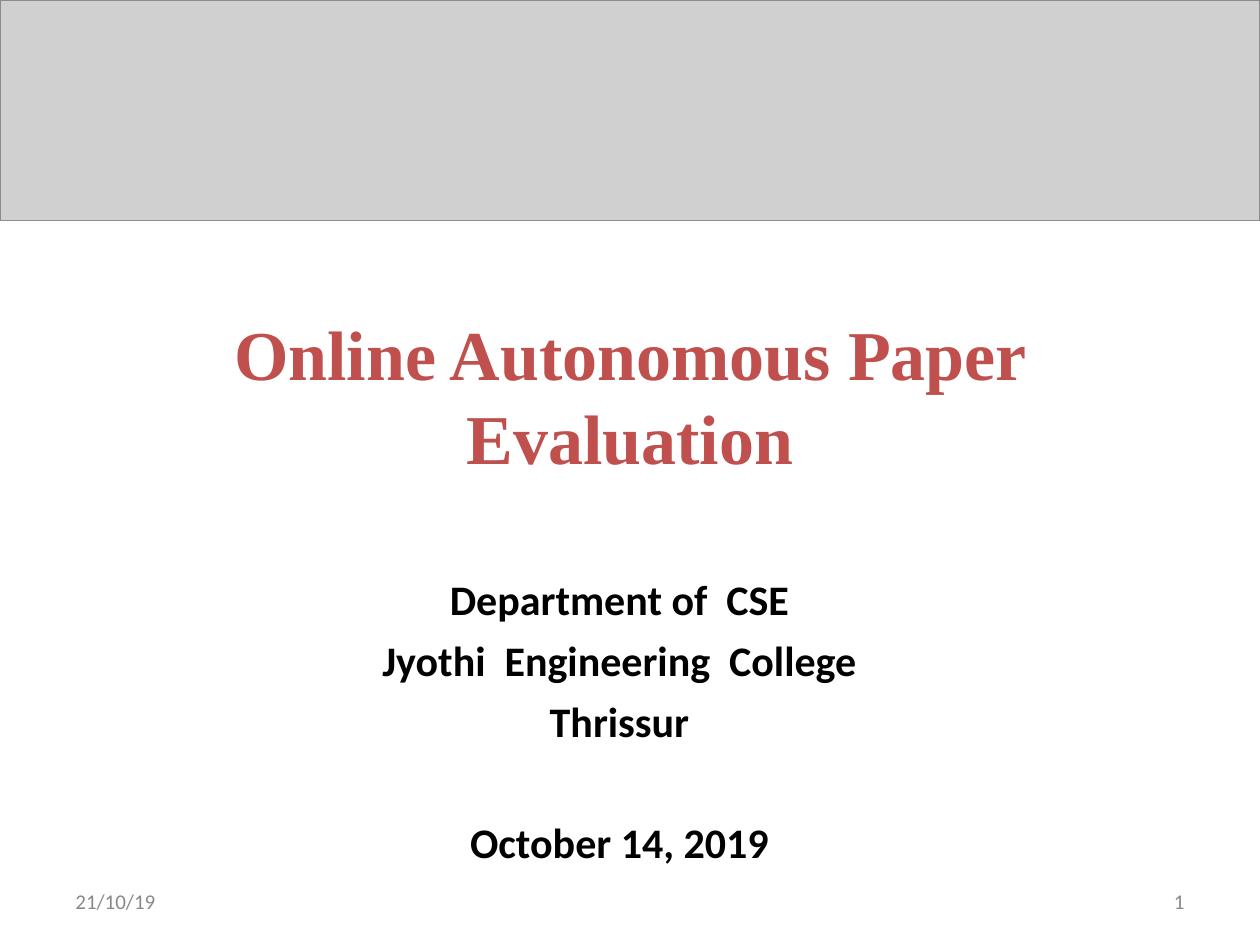
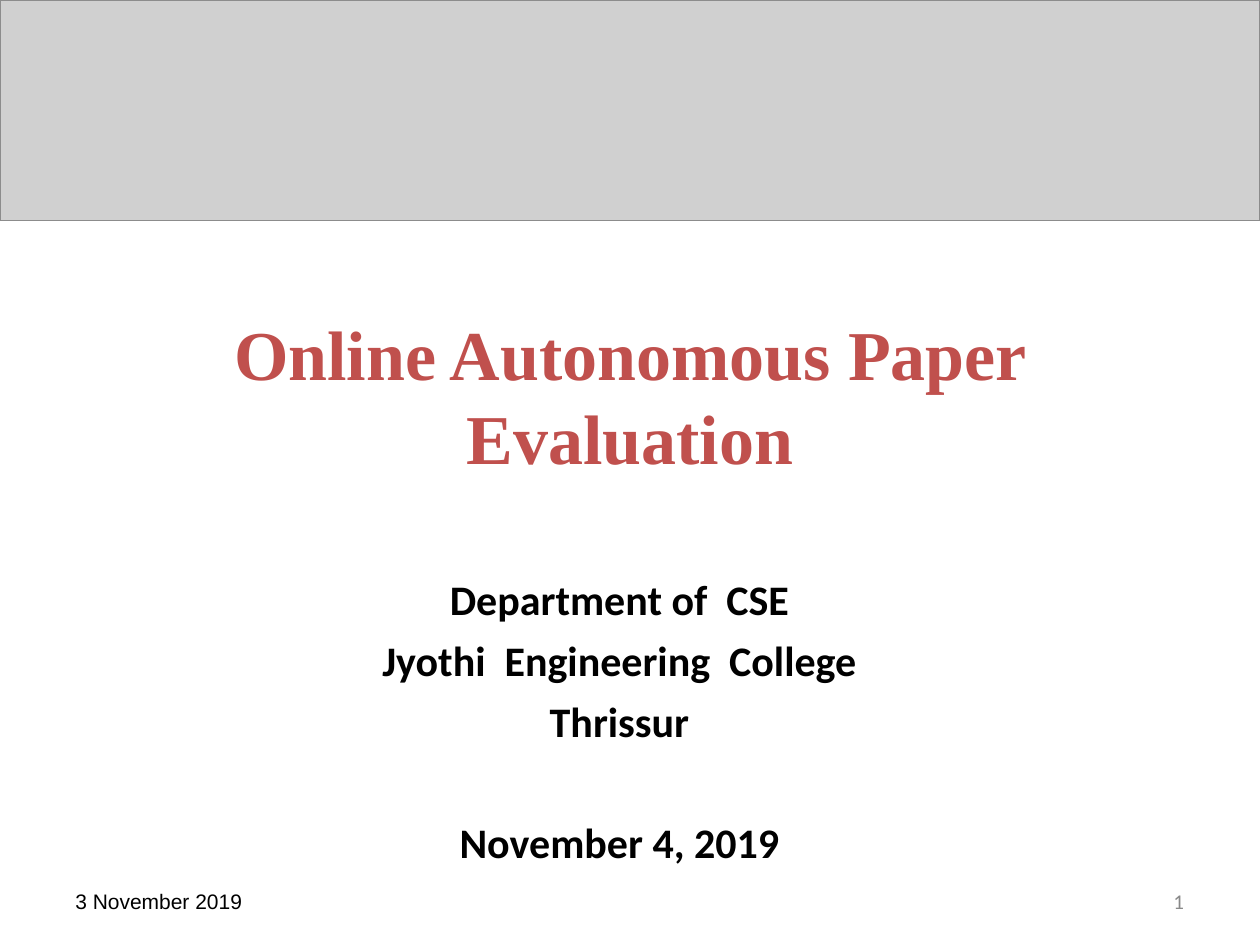
Before and after one commit to sreeragrnandan/Design-Project, a slide deck: slide 1 of DP G7 first review.pptx. Drawn at 1260x945 pixels with LibreOffice and Linux fonts; fonts in the diff are those of the drawing; grey boxes stand for pictures. Boxes give left, top, right and bottom in pixels: in the first picture for what was removed or moved away, otherwise in the second. Text is boxed around its words. In the diff, an @@ line names an element or a change of style, - is before the commit and + after.

```diff
--- a/DP G7 first review.pptx
+++ b/DP G7 first review.pptx
@@ text at (460, 828, 779, 864): text changed @@
-October 14, 2019
+November 4, 2019
@@ text at (75, 893, 242, 910): text changed; font Calibri to Arial; text colour #898989 to #000000 @@
-21/10/19
+3 November 2019
```
Also in this commit, not shown: 23 other slides changed, 2 slides added, 2 slides removed, 7 other files.
